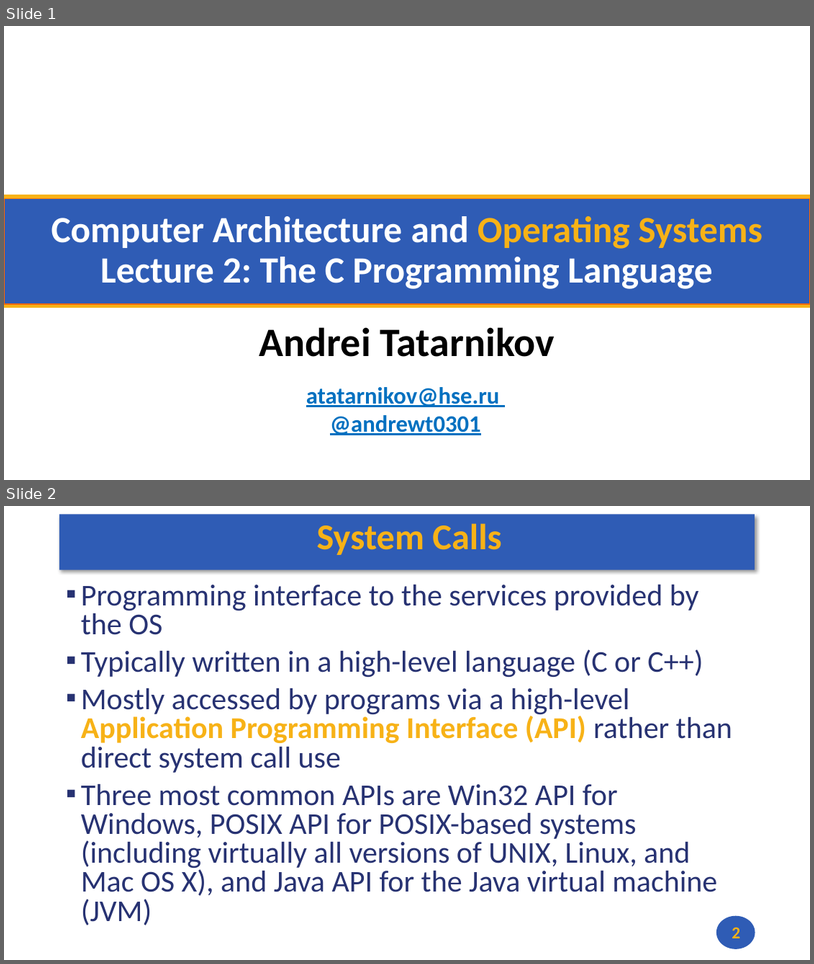
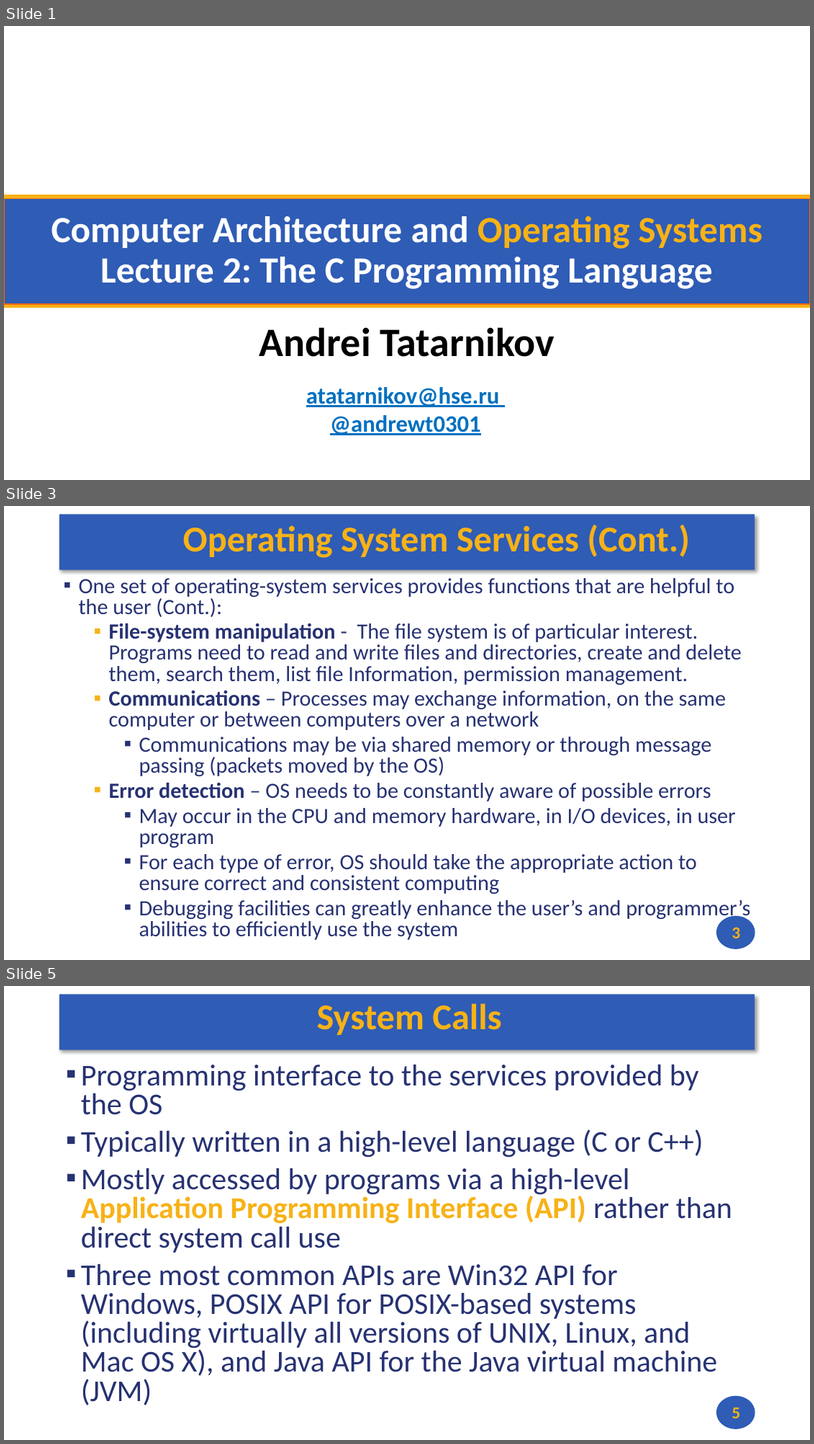
Before and after one commit to andrewt0301/hse-acos-course, a slide deck: docs/part2os/03_SystemCalls/OS_Lecture_03.pptx. Shown one above the other, each under a label of ours: slides 1 and 2 before the commit, slides 1, 3 and 5 after it; the slides between them are not shown. The pictures are 814x964 and 814x1444 pixels, drawn with LibreOffice and Linux fonts; fonts in the diff are those of the drawing; background and template pictures are left out. Boxes give left, top, right and bottom in pixels: in the first picture for what was removed or moved away, otherwise in the second. Text is boxed around its words. In the diff, an @@ line names an element or a change of style, - is before the commit and + after.

```diff
--- a/docs/part2os/03_SystemCalls/OS_Lecture_03.pptx
+++ b/docs/part2os/03_SystemCalls/OS_Lecture_03.pptx
@@ slide 3 added at <box>4,506,810,960</box>, background #FFFFFF; not listed: 2 template elements that a slide beside it also shows @@
@@ title added at <box>183,525,690,558</box>, 43.2 pt, text #F7B217, bold @@
+Operating System Services (Cont.)
@@ text added at <box>79,578,751,939</box>, 25.9 pt, text #273272 @@
+▪ One set of operating-system services provides functions that are helpful to the user (Cont.):
+  ▪ File-system manipulation - The file system is of particular interest. Programs need to read and write files and directories, create and delete them, search them, list file Information, permission management.
+  ▪ Communications – Processes may exchange information, on the same computer or between computers over a network
+    ▪ Communications may be via shared memory or through message passing (packets moved by the OS)
+  ▪ Error detection – OS needs to be constantly aware of possible errors
+    ▪ May occur in the CPU and memory hardware, in I/O devices, in user program
+    ▪ For each type of error, OS should take the appropriate action to ensure correct and consistent computing
+    ▪ Debugging facilities can greatly enhance the user’s and programmer’s abilities to efficiently use the system
@@ page number added at <box>732,926,741,938</box>, 20 pt, text #F7B217, bold @@
+3
@@ what was slide 2 is now slide 5 @@
@@ page number at <box>732,1407,741,1418</box>: text changed @@
-2
+5
```
Also in this commit, not shown: 11 slides changed, 2 other slides added, 1 other file.
